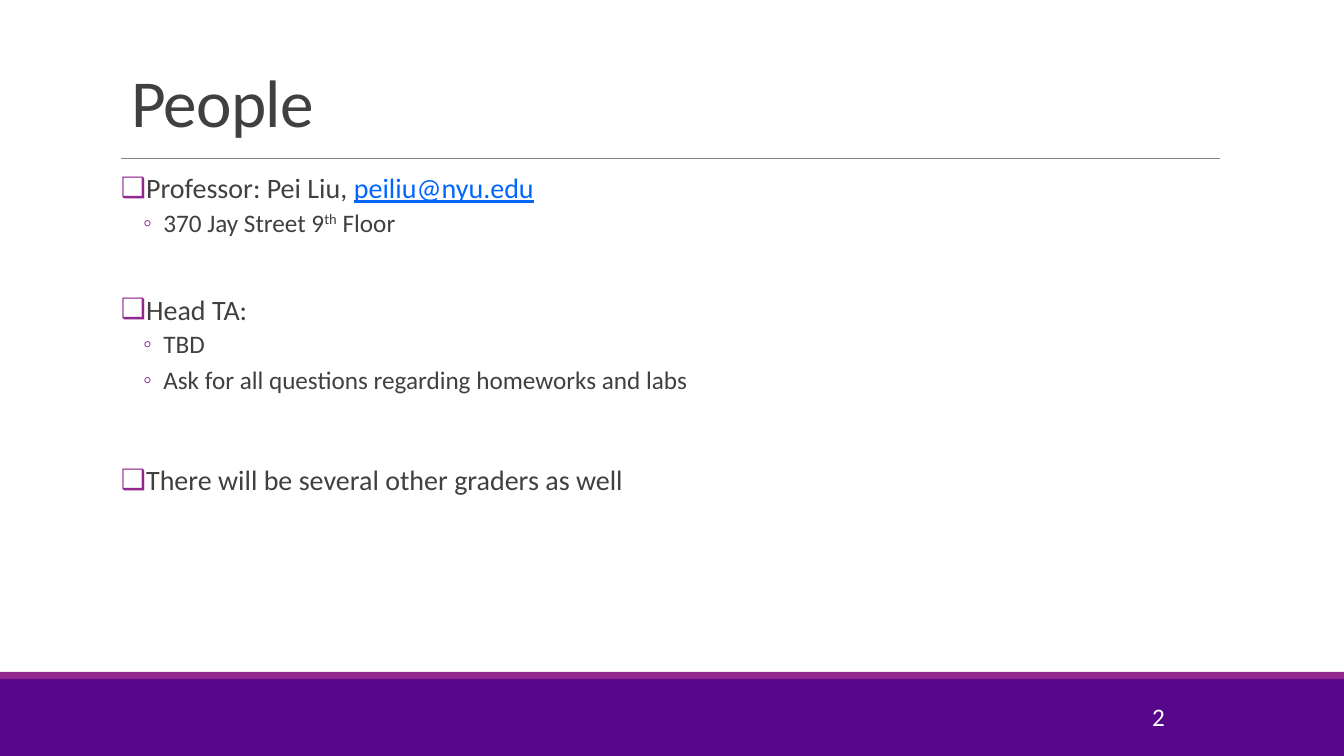
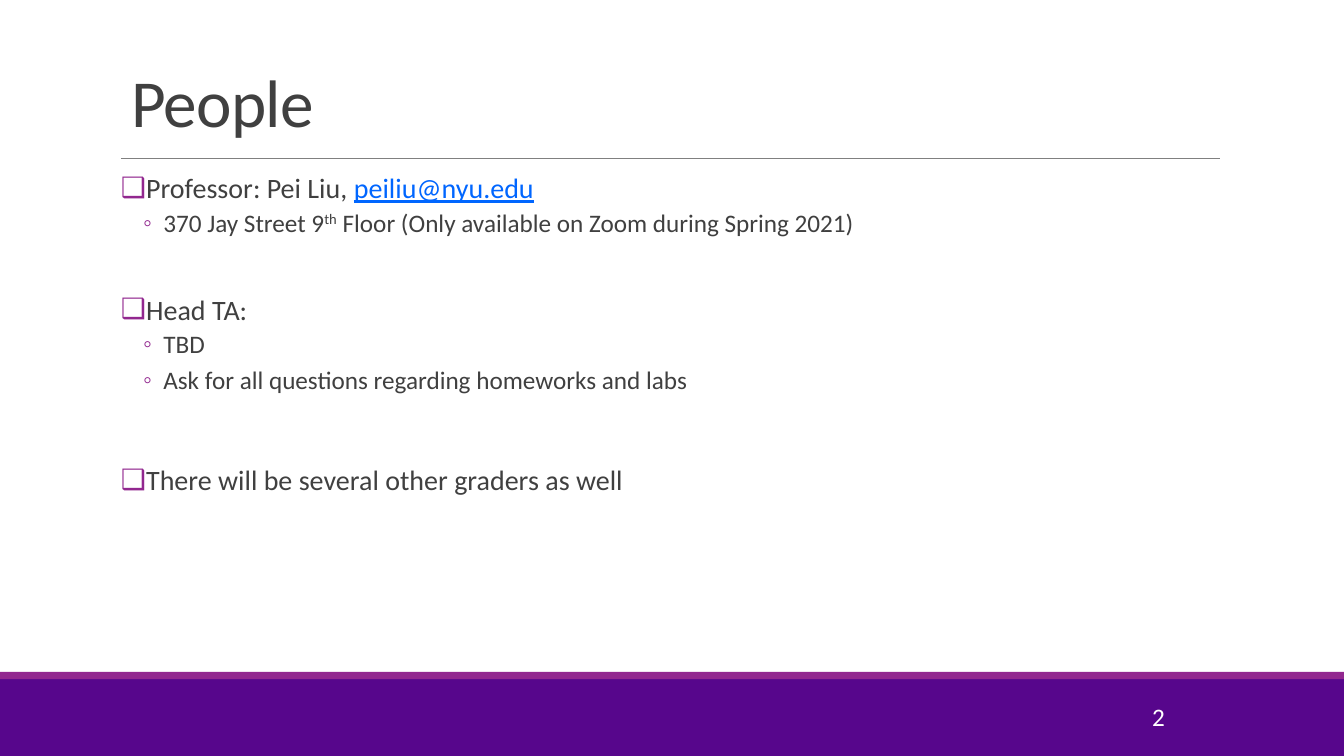
Before and after one commit to pliugithub/MachineLearning, a slide deck: slide 2 of lectures/CourseAdmin.pptx. Drawn at 1344x756 pixels with LibreOffice and Linux fonts; fonts in the diff are those of the drawing; background and template pictures are left out. Boxes give left, top, right and bottom in pixels: in the first picture for what was removed or moved away, otherwise in the second. Text is boxed around its words. In the diff, an @@ line names an element or a change of style, - is before the commit and + after.

```diff
--- a/lectures/CourseAdmin.pptx
+++ b/lectures/CourseAdmin.pptx
@@ text at <box>163,214,854,237</box>: text changed @@
-  ◦ 370 Jay Street 9th Floor
+  ◦ 370 Jay Street 9th Floor (Only available on Zoom during Spring 2021)
```
Also in this commit, not shown: 4 other slides changed, 10 other files.
